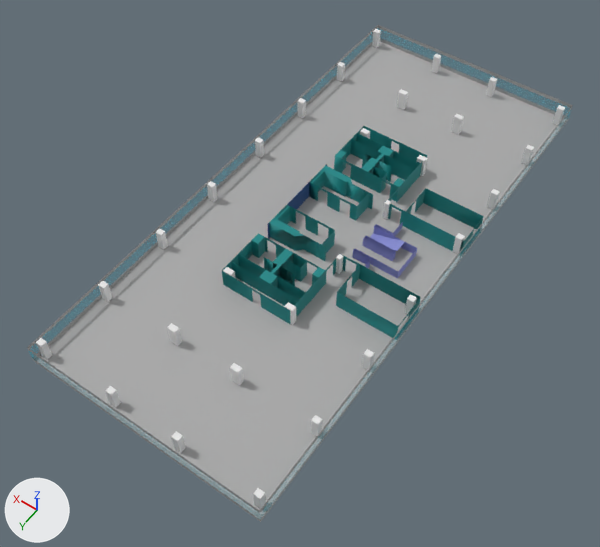
Renders of the OBJ model models/tablas2-P2.obj from each side of a commit.
Both versions are drawn from a 50 mm lens placed at (-1.77, 3.0, 4.36), pointed at (0.14, 0.33, 0.16). Arrows for +X, +Y and +Z are at lower left; the lights stay in place. Where no turn or scale is listed for an object, it has been applied to the vertices.

Objects in the first picture: 'Columnas_Cube.050', 'Cristalera_Cube.031', 'Escaleras_Cube.065', 'Escalones_Cube.068', 'Habitaciones.001_Cube.001', 'Pared_exterior_Cube.000', 'Suelo_Cube.063'.
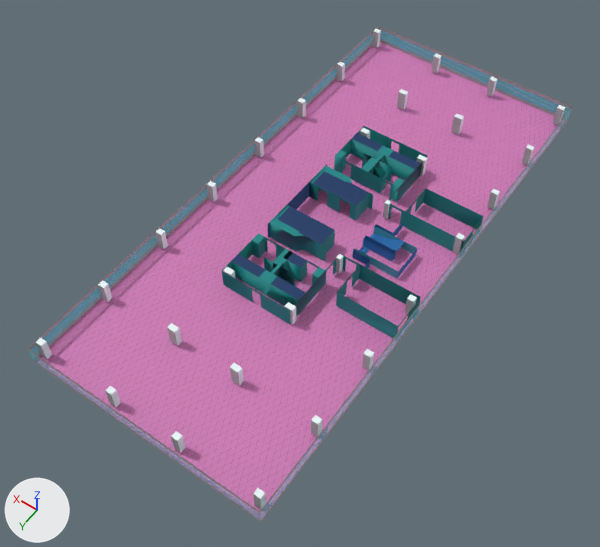
The newer file is also rescaled (x1.677), turned or shifted as a whole; pictures and numbers use the older file's frame.

Edits to the bpy script that builds the scene:
```text
Add img_floortexture_jpg:
    img_floortexture_jpg = load_image('floorTexture.jpg', 'floorTexture.jpg', 1024, 1024, 'sRGB')
Add mat_purple2:
    mat_purple2 = principled_material('purple2')
    mat_purple2.texture = img_floortexture_jpg
    mat_purple2.roughness = 0.693
Add mat_blue2:
    mat_blue2 = principled_material('blue2')
    mat_blue2.base_color = (0.00121, 0.0319, 0.125)  # dark blue #043263
    mat_blue2.roughness = 0.693
Add mat_blue3:
    mat_blue3 = principled_material('blue3')
    mat_blue3.base_color = (0.007, 0.127, 0.376)  # blue #1464a5
    mat_blue3.roughness = 0.693
Add mat_aqua1:
    mat_aqua1 = principled_material('aqua1')
    mat_aqua1.base_color = (0.0666, 0.376, 0.468)  # cyan #49a5b6
    mat_aqua1.roughness = 0.693
Add mat_blue4:
    mat_blue4 = principled_material('blue4')
    mat_blue4.base_color = (0.00972, 0.171, 0.479)  # blue #1973b8
    mat_blue4.roughness = 0.693
Change me_escaleras_cube_065:
    where me_escaleras_cube_065.from_pydata(...)  # 28 vertices, 13 faces; spans x -0.438..-0.121, y -0.243..0.257, z 0.325..0.395
    used by ob_escaleras_cube_065; location = (0.0, 0.0, 0.0)
    me_escaleras_cube_065 part 1: 7 faces spanning x -0.438..-0.121, y -0.243..0.257, z 0.325..0.395 switch from mat_azul (blue #878cd1) to mat_blue3 (blue #1464a5)
    me_escaleras_cube_065 part 2: 2 faces spanning x -0.438..-0.121, y -0.106..0.12, z 0.325..0.395 switch from mat_azul (blue #878cd1) to mat_aqua1 (cyan #49a5b6)
    me_escaleras_cube_065 part 3: 4 faces spanning x -0.342..-0.121, y -0.125..0.139, z 0.325..0.395 switch from mat_azul (blue #878cd1) to mat_blue4 (blue #1973b8)
Change me_escalones_cube_068:
    used by ob_escalones_cube_068; location = (0.0, 0.0, 0.0)
    remove me_escalones_cube_068.from_pydata(...)  # 168 vertices, 163 faces; spans x -0.348..-0.124, y -0.103..0.117, z 0.252..0.398
    add me_escalones_cube_068.from_pydata(...)  # 168 vertices, 165 faces; spans x -0.348..-0.124, y -0.103..0.117, z 0.252..0.398
    me_escalones_cube_068 part 4: 15 faces spanning x -0.348..-0.14, y -0.103..0.117, z 0.314..0.398 switch from mat_azul (blue #878cd1) to mat_blue3 (blue #1464a5)
    add me_escalones_cube_068.materials.append(mat_aqua1)  # cyan #49a5b6
    add me_escalones_cube_068.materials.append(mat_blue1)  # blue #004481
    add me_escalones_cube_068.materials.append(mat_blue4)  # blue #1973b8
Change me_habitaciones_001_cube_001:
    used by ob_habitaciones_001_cube_001; location = (0.0, 0.0, 0.0)
    remove me_habitaciones_001_cube_001.from_pydata(...)  # 334 vertices, 146 faces; spans x -0.67..0.4, y -0.79..0.78, z 0.32..0.47
    add me_habitaciones_001_cube_001.from_pydata(...)  # 334 vertices, 153 faces; spans x -0.67..0.4, y -0.79..0.78, z 0.32..0.47
    me_habitaciones_001_cube_001 part 5
    146 faces are deleted
    138 new faces join them, mat_aqua2 (cyan #028484)
    8 new faces join them, mat_blue1 (blue #004481)
    7 new faces join them, mat_blue2 (dark blue #043263)
    add me_habitaciones_001_cube_001.materials.append(mat_blue2)  # dark blue #043263
Change me_suelo_cube_063:
    where me_suelo_cube_063.from_pydata(...)  # 4 vertices, 1 face; spans x -0.68..0.94, y -1.82..1.83, z 0.32
    remove me_suelo_cube_063.materials.append(mat_gris)  # grey #a9a9a9
    add me_suelo_cube_063.materials.append(mat_purple2)  # picture img_floortexture_jpg
```

Boxes (x1, y1, x2, y2) around the edits, measured in the pictures (600 x 547 px; the box of a moved part takes in the faces that stretch with it):
'Suelo_Cube.063', recoloured
    both: (39, 41, 563, 512)
part 1 of me_escaleras_cube_065, recoloured
    both: (352, 222, 417, 278)
part 2 of me_escaleras_cube_065, recoloured
    both: (354, 226, 417, 278)
part 3 of me_escaleras_cube_065, recoloured
    both: (353, 224, 393, 261)
part 4 of me_escalones_cube_068, recoloured
    both: (372, 234, 404, 251)
part 5 of me_habitaciones_001_cube_001, moved or reshaped
    both: (222, 126, 483, 338)
